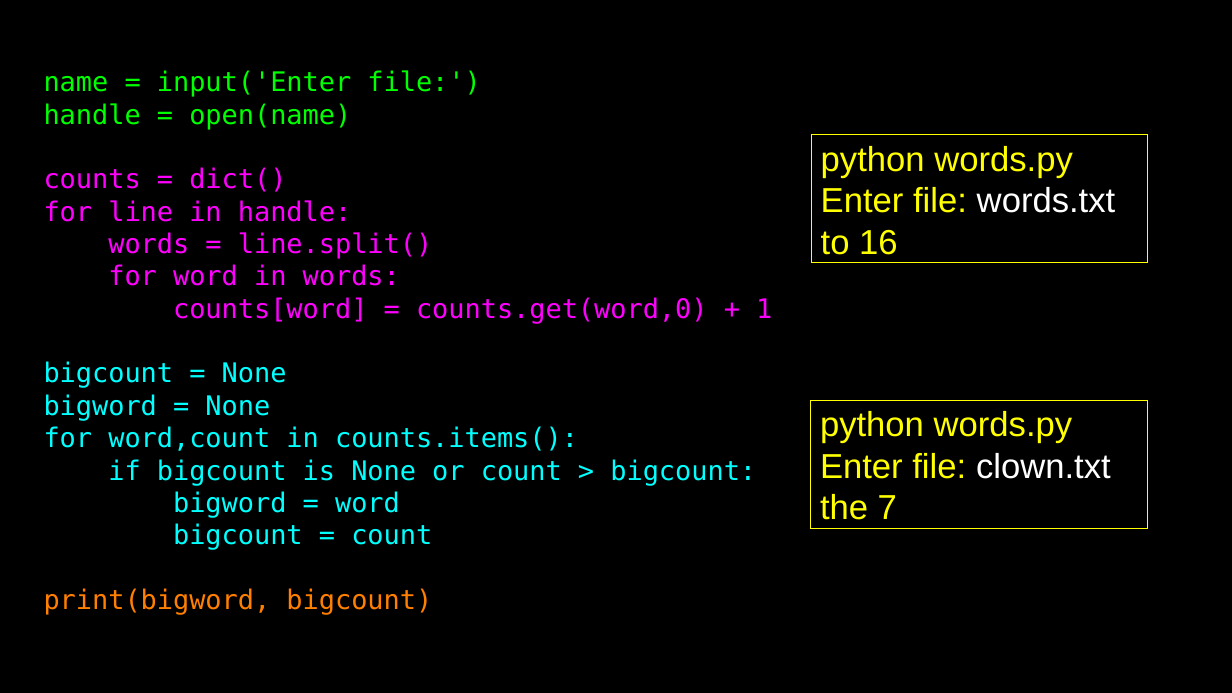
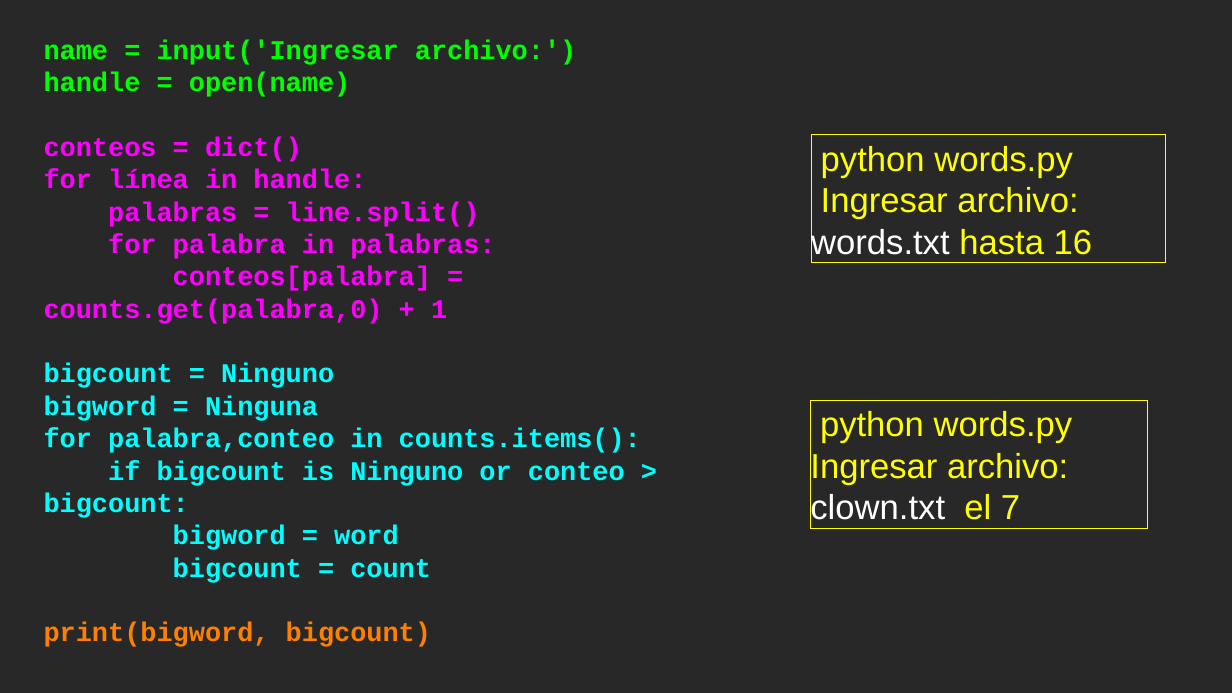
Before and after one commit to csev/py4e, a slide deck: slide 14 of lectures3/Pythonlearn-01-Intro.pptx. Drawn at 1232x693 pixels with LibreOffice and Linux fonts; fonts in the diff are those of the drawing. Boxes give left, top, right and bottom in pixels: in the first picture for what was removed or moved away, otherwise in the second. Text is boxed around its words. In the diff, an @@ line names an element or a change of style, - is before the commit and + after.

Commit message:
Update lessons.json
Move slides from es folder

```diff
--- a/lectures3/Pythonlearn-01-Intro.pptx
+++ b/lectures3/Pythonlearn-01-Intro.pptx
@@ background #000000 to #282828 @@
@@ text at [44,40,576,65]: text changed; font DejaVu Sans Mono to Courier New; bold on @@
-name = input('Enter file:')
+name = input('Ingresar archivo:')
@@ text at [44,72,431,583]: font DejaVu Sans Mono to Courier New, bold on in "handle = open(name)", "bigword = word", "bigcount = count", "print(bigword, bigcount)" @@
@@ text at [44,137,641,518]: text changed; font DejaVu Sans Mono to Courier New; bold on @@
-counts = dict()
-for line in handle:
-words = line.split()
-for word in words:
-counts[word] = counts.get(word,0) + 1
-bigcount = None
-bigword = None
-for word,count in counts.items():
-if bigcount is None or count > bigcount:
+conteos = dict()
+for línea in handle:
+palabras = line.split()
+for palabra in palabras:
+conteos[palabra] = counts.get(palabra,0) + 1
+bigcount = Ninguno
+bigword = Ninguna
+for palabra,conteo in counts.items():
+if bigcount is Ninguno or conteo > bigcount:
@@ rectangle "python words.py": place and size @@
-rectangle "python words.py" at [811,134,1147,263]
+rectangle "python words.py" at [811,134,1165,263]
@@ text in rectangle at [811,187,1093,261]: text changed @@
-Enter file: words.txt
-to 16
+Ingresar archivo: words.txt hasta 16
@@ text in rectangle at [810,450,1068,526]: text changed @@
-Enter file: clown.txt
-the 7
+Ingresar archivo: clown.txt el 7
@@ rectangle removed at [0,633,1232,693] @@
```
Also in this commit, not shown: 15 other slides changed, 29 slides added, 29 slides removed, 12 other files.
